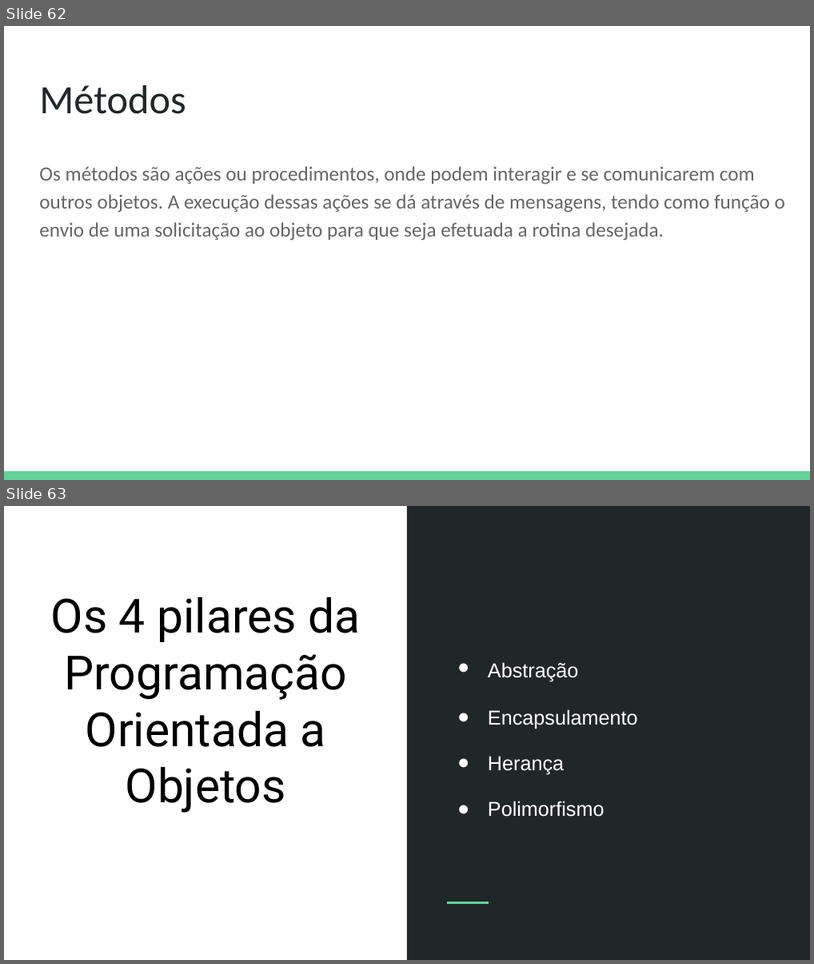
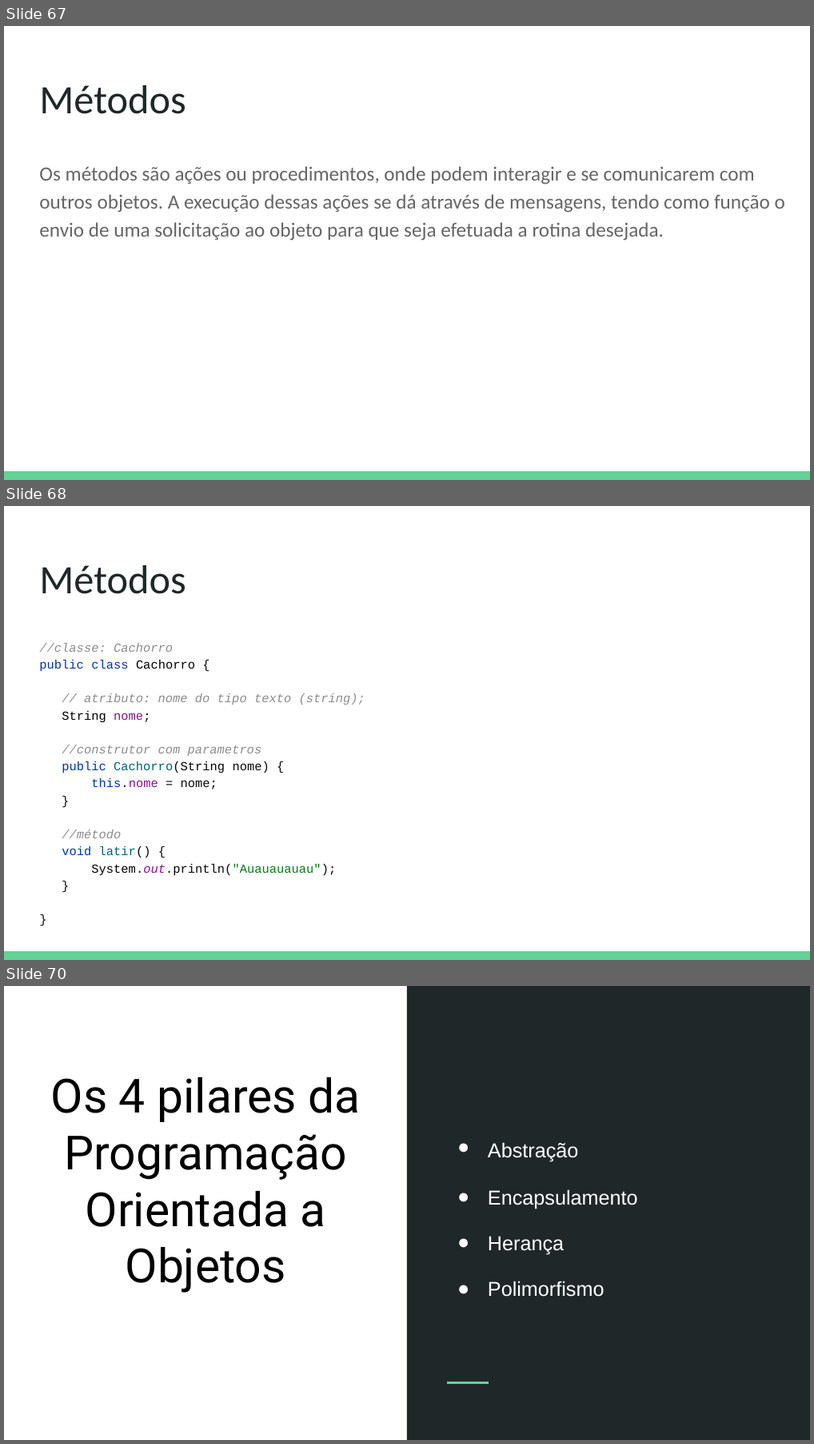
Before and after one commit to DeboraMendes/bootcamp, a slide deck: Java e Programação Orientada a Objetos.pptx. Shown one above the other, each under a label of ours: slides 62 and 63 before the commit, slides 67, 68 and 70 after it; the slides between them are not shown. The pictures are 814x964 and 814x1444 pixels, drawn with LibreOffice and Linux fonts; fonts in the diff are those of the drawing. Boxes give left, top, right and bottom in pixels: in the first picture for what was removed or moved away, otherwise in the second. Text is boxed around its words. In the diff, an @@ line names an element or a change of style, - is before the commit and + after.

```diff
--- a/Java e Programação Orientada a Objetos.pptx
+++ b/Java e Programação Orientada a Objetos.pptx
@@ slide 68 added at <box>4,506,810,960</box>, background #FFFFFF; not listed: 1 template element that a slide beside it also shows @@
@@ title added at <box>39,565,186,594</box>, 36 pt, text #202729 @@
+Métodos
@@ text added at <box>39,643,366,876</box>, 11 pt, text #8C8C8C @@
+//classe: Cachorro
+public class Cachorro {
+// atributo: nome do tipo texto (string);
+String nome;
+//construtor com parametros
+public Cachorro(String nome) {
+this.nome = nome;
+}
+//método
+void latir() {
+System.out.println("Auauauauau");
+}
+}
@@ what was slide 62 is now slide 67 @@
@@ what was slide 63 is now slide 70 @@
```
Also in this commit, not shown: 2 slides changed, 8 other slides added.
